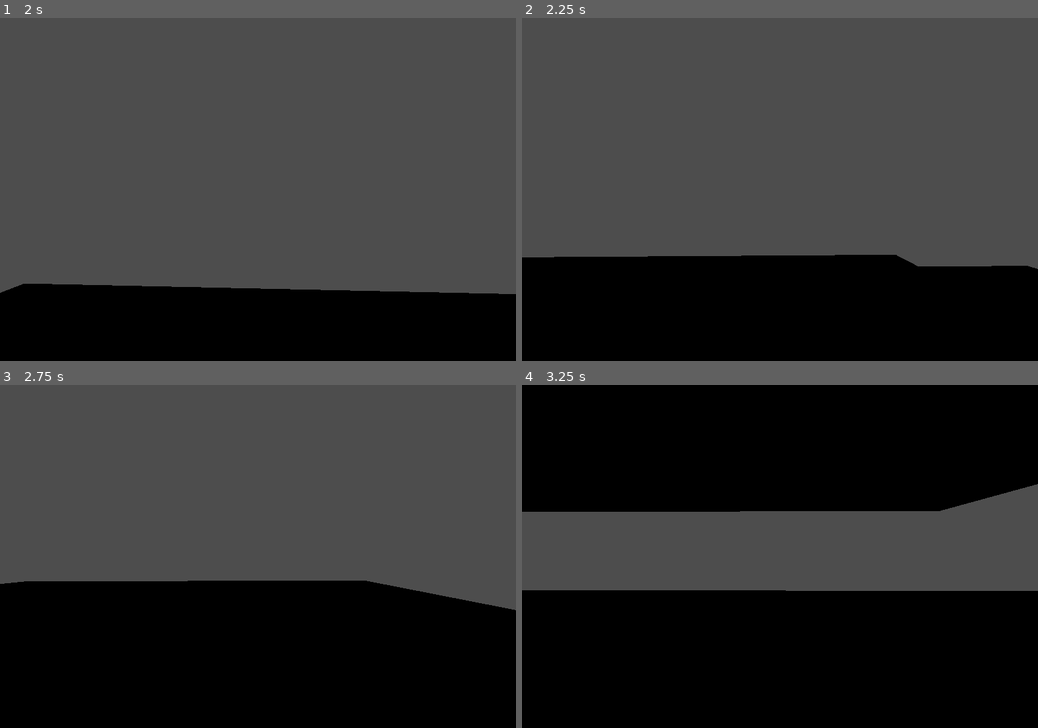
Above: before the commit, frames 1-4 (two rows, left to right).
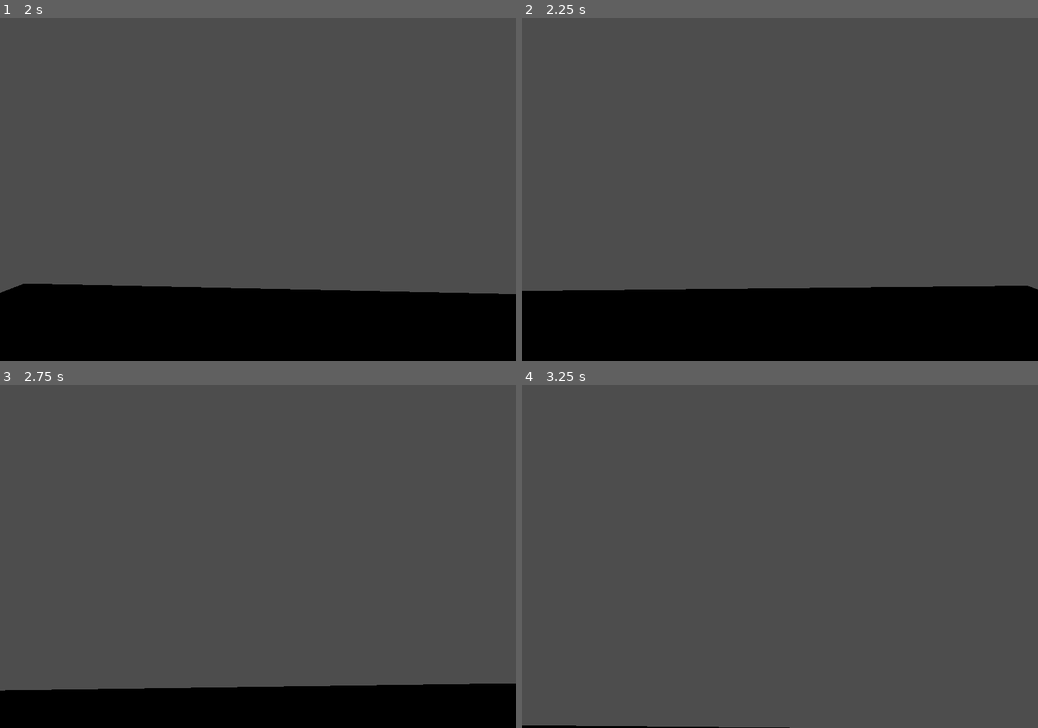
Above: after the commit, the same moments.

Repository: BananaHolograma/First-Person-Controller
Game: Godot game, scene res://playground_scene.tscn
The game is run twice, just before and just after one commit, with the same random seed, the same clock (stepped at 60 frames per second) and the same inputs.
Inputs (mouse positions are in pixels of both pictures, inside the frame that each line leads up to):
- Up to frame 1 (2 s): tap Enter at 0.5 s; move the mouse to (283, 189) at 0.52 s; hold Ctrl (crouch) 0.53-1.28 s; hold Up (ui_up) from 0.53 s (still down); tap Space (jump) at 0.77, 0.8, 1.07, 1.35, 1.52, 1.82 s; move the mouse to (232, 189) at 1.27 s; tap Ctrl (crouch) at 1.55 s
- Up to frame 2 (2.25 s): keep holding Up (ui_up); move the mouse to (790, 182) at 2.02 s; hold Shift (crawl) from 2.03 s (still down)
- Up to frame 3 (2.75 s): keep holding Up (ui_up); keep holding Shift (crawl); tap Space (jump) at 2.3 s
- Up to frame 4 (3.25 s): keep holding Up (ui_up); move the mouse to (774, 563) at 2.77 s; release Shift (crawl) at 2.78 s; tap Ctrl (crouch) at 2.85 s; tap Space (jump) at 3.02 s

Frame 1 is identical in both runs. In frame 2, 8.7% of the frame differs, in the area x 0-100%, y 69-80%; in frame 3, 30%; in frame 4, 76%, in the area x 0-100%, y 0-100%.
Error after the commit: Parse Error: Class "Slide" hides a global script class. (res://first_person_controller/state_machine/states/slide.gd:1)

Commit message:
prototype of wall run

Diff:
--- a/first_person_controller/first_person_controller.gd
+++ b/first_person_controller/first_person_controller.gd
@@ -124,6 +124,7 @@
 			head.rotation.y = lerp(head.rotation.y, 0.0, delta * FREE_LOOKING_LERP_SPEED)
 			camera_3d.rotation.z = lerp(camera_3d.rotation.z, 0.0, delta * FREE_LOOKING_LERP_SPEED)
 
+
 func bobbing(delta: float = get_physics_process_delta_time()) -> void:
 	if BOB_ENABLED and is_on_floor():
 		var current_state = finite_state_machine.current_state as State
--- a/first_person_controller/first_person_controller.tscn
+++ b/first_person_controller/first_person_controller.tscn
@@ -8,7 +8,8 @@
 [ext_resource type="Script" path="res://first_person_controller/state_machine/states/run.gd" id="5_jx43c"]
 [ext_resource type="Script" path="res://first_person_controller/state_machine/states/crouch.gd" id="7_skljo"]
 [ext_resource type="Script" path="res://first_person_controller/state_machine/states/crawl.gd" id="8_mxk70"]
-[ext_resource type="Script" path="res://first_person_controller/state_machine/states/Slide.gd" id="9_8yfye"]
+[ext_resource type="Script" path="res://first_person_controller/state_machine/states/slide.gd" id="9_1fvee"]
+[ext_resource type="Script" path="res://first_person_controller/state_machine/states/wall_run.gd" id="10_m2dyl"]
 
 [sub_resource type="CapsuleShape3D" id="CapsuleShape3D_bnnbn"]
 radius = 0.313218
@@ -139,7 +140,10 @@
 script = ExtResource("8_mxk70")
 
 [node name="Slide" type="Node" parent="FiniteStateMachine"]
-script = ExtResource("9_8yfye")
+script = ExtResource("9_1fvee")
+
+[node name="WallRun" type="Node" parent="FiniteStateMachine"]
+script = ExtResource("10_m2dyl")
 
 [node name="AnimationPlayer" type="AnimationPlayer" parent="."]
 libraries = {
--- a/first_person_controller/state_machine/states/jump.gd
+++ b/first_person_controller/state_machine/states/jump.gd
@@ -11,13 +11,20 @@
 var jump_count := 1
 
 func _enter():
-	if not previous_states.is_empty() and previous_states.back() is Slide:
-		animation_player.play_backwards("crouch")
+	if not previous_states.is_empty():
+		var last_state = previous_states.back()
+
+		if last_state is Slide:
+			animation_player.play_backwards("crouch")
+
+		if last_state is WallRun:
+			direction = params["wall_normal"]
 
 	owner.velocity.y = jump_velocity
 
 func _exit():
 	jump_count = 1
+
 
 func physics_update(delta):
 	super.physics_update(delta)
@@ -40,9 +47,22 @@
 
 	owner.move_and_slide()
 
+	detect_wall()
+
+
 
 func shorten_jump():
 	var new_jump_velocity = jump_velocity / 2
 
 	if owner.velocity.y > new_jump_velocity:
 		owner.velocity.y = new_jump_velocity
+
+
+func detect_wall():
+	if owner.is_on_wall():
+		var collision = owner.get_slide_collision(0)
+		var normal = collision.get_normal()
+		var wall_direction = Vector3.UP.cross(normal)
+
+		if Input.is_action_pressed("run"):
+			state_finished.emit("WallRun", {"wall_direction": wall_direction, "wall_normal": collision.get_normal()})
--- a/first_person_controller/state_machine/states/motion.gd
+++ b/first_person_controller/state_machine/states/motion.gd
@@ -14,9 +14,10 @@
 func physics_update(delta: float):
 	direction = get_input_direction()["direction"]
 
-	if not owner.is_on_floor():
+	if not owner.is_on_floor() and not finite_state_machine.current_state_name_is("WallRun"):
 		owner.velocity.y -= gravity * delta
 		owner.velocity.y = clamp(owner.velocity.y, -fall_velocity_limit, fall_velocity_limit)
+
 
 
 func move(speed: float, delta: float = get_physics_process_delta_time()):
--- /dev/null
+++ b/first_person_controller/state_machine/states/wall_run.gd
@@ -0,0 +1,37 @@
+class_name WallRun extends Motion
+
+@export var speed := 3.0
+
+var wall_direction: Vector3 = Vector3.ZERO
+var wall_normal: Vector3 = Vector3.ZERO
+var decrease_rate := 1.0
+var wall_gravity = 0.01
+
+func _enter():
+	wall_direction = params["wall_direction"]
+	wall_normal = params["wall_normal"]
+	owner.velocity.y = wall_gravity
+
+func physics_update(delta):
+	super.physics_update(delta)
+
+	owner.velocity.y -= wall_gravity * delta
+
+#	owner.velocity.x = wall_direction.x * speed
+	owner.velocity.z = -wall_normal.z * speed
+
+	if Input.is_action_just_pressed("jump"):
+		state_finished.emit("Jump", {"wall_normal": wall_normal})
+
+	owner.move_and_slide()
+
+	if owner.is_on_floor() or not owner.is_on_wall() or Input.is_action_just_released("run"):
+		if direction:
+			state_finished.emit("Walk", {})
+		else:
+			state_finished.emit("Idle", {})
+
+	if owner.is_on_wall():
+		var collision = owner.get_slide_collision(0)
+		wall_normal = collision.get_normal()
+		wall_direction = Vector3.UP.cross(wall_normal)
--- a/playground_scene.tscn
+++ b/playground_scene.tscn
@@ -21,6 +21,7 @@
 
 [node name="FirstPersonController" parent="." instance=ExtResource("2_30gpg")]
 transform = Transform3D(1, 0, 0, 0, 1, 0, 0, 0, 1, 0, 0.950654, 1.08766)
+collision_mask = 5
 
 [node name="CSGCombiner3D" type="CSGCombiner3D" parent="."]
 use_collision = true
@@ -40,3 +41,8 @@
 transform = Transform3D(1, 0, 0, 0, 1, 0, 0, 0, 1, -0.693051, 1.31311, -1.39702)
 size = Vector3(3.57549, 0.181006, 1.71848)
 material = SubResource("StandardMaterial3D_yrljs")
+
+[node name="CSGBox3D" type="CSGBox3D" parent="."]
+transform = Transform3D(1, 0, 0, 0, 1, 0, 0, 0, 1, 1.49179, 1.97496, 4.4323)
+use_collision = true
+size = Vector3(8.86805, 3.87477, 0.746879)
--- a/project.godot
+++ b/project.godot
@@ -88,3 +88,4 @@
 
 3d_physics/layer_1="World"
 3d_physics/layer_2="Player"
+3d_physics/layer_3="GameObjects"
Not shown: 1 places in first_person_controller/first_person_controller.tscn that only renumber resources
